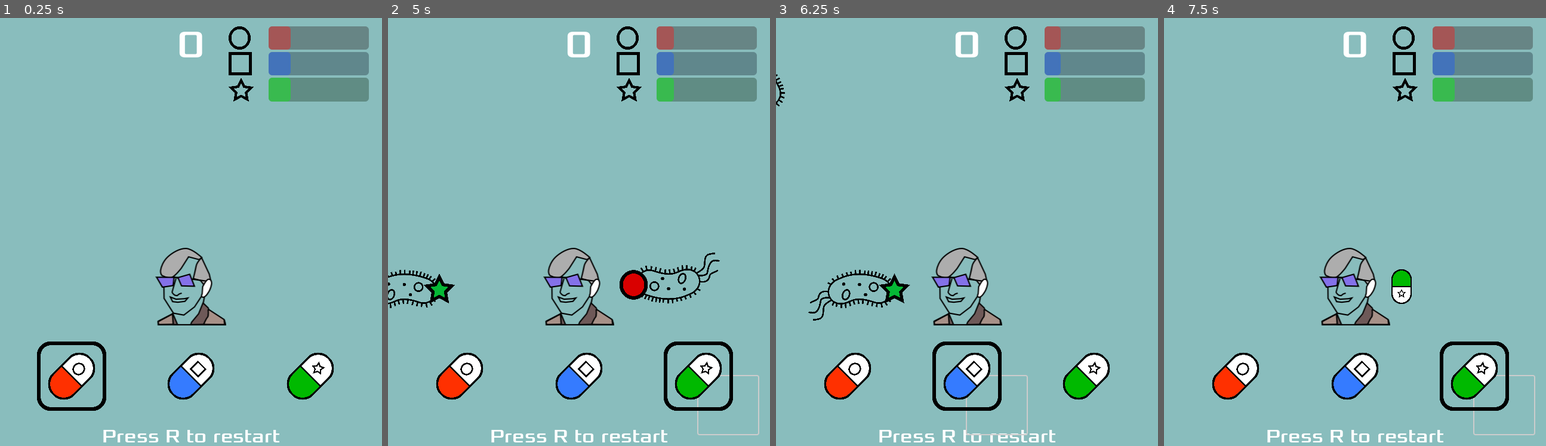
Above: before the commit, frames 1-4 (left to right).
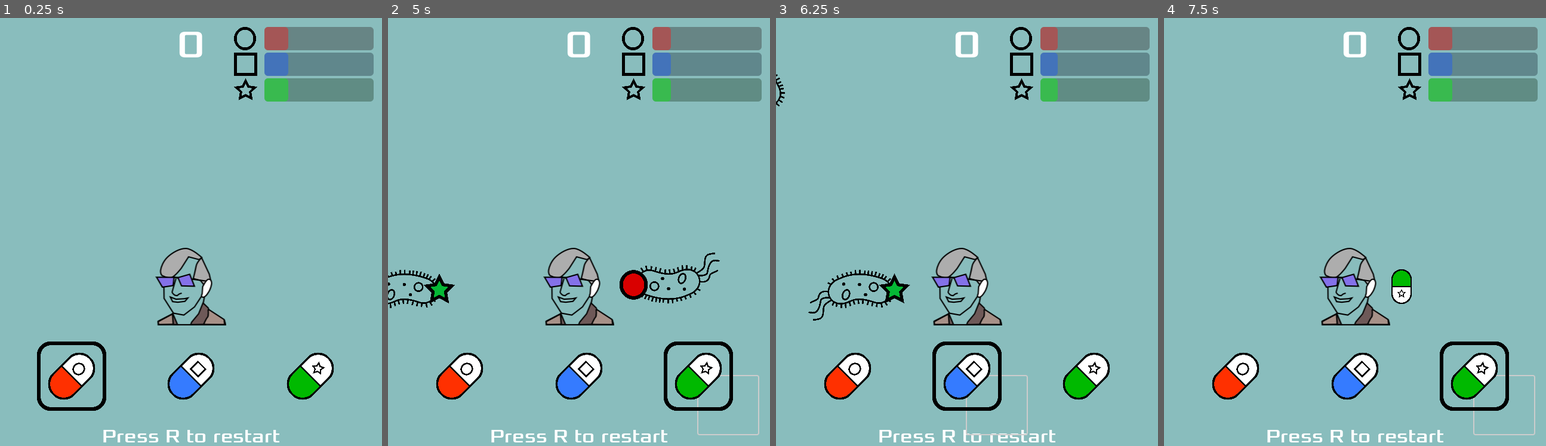
Above: after the commit, the same moments.

Repository: oxfordmmm/bash_the_bug_defender
Game: Godot game, scene res://scenes/single_player.tscn
Same seed, same stepped clock (60 frames per second), same inputs: the game is played once before the commit and once after it.
Inputs (mouse positions are in pixels of both pictures, inside the frame that each line leads up to):
- Up to frame 1 (0.25 s): no input
- Up to frame 2 (5 s): click (491, 407) at 0.5 s; click (609, 403) at 1.25 s; click (727, 403) at 2 s; click (491, 407) at 2.75 s; click (609, 403) at 3.5 s; click (727, 403) at 4.25 s
- Up to frame 3 (6.25 s): click (879, 407) at 5 s; click (997, 403) at 5.75 s
- Up to frame 4 (7.5 s): click (1503, 403) at 6.5 s; tap R (restart) at 7.25 s; tap Keypad 6 (E) at 7.35 s

The runs differ from the first frame. In frame 1, 1.2% of the frame differs, in the area x 59-98%, y 1-20%; in frame 2, 1.2%; in frame 3, 1.2%; in frame 4, 1.2%.

Commit message:
feat: reduce gap between symbol&bar

Diff:
--- a/scenes/hud.tscn
+++ b/scenes/hud.tscn
@@ -39,15 +39,16 @@
 text = "Press R to restart"
 
 [node name="HSplitContainer" type="HSplitContainer" parent="."]
-anchors_preset = 1
-anchor_left = 1.0
-anchor_right = 1.0
-offset_left = -257.0
-offset_top = 14.0
-offset_right = -22.0
-offset_bottom = 140.0
+anchors_preset = -1
+anchor_left = 0.98
+anchor_top = 0.02
+anchor_right = 0.98
+anchor_bottom = 0.02
+offset_left = -235.0
+offset_top = 0.3
+offset_right = -0.3
+offset_bottom = 126.0
 grow_horizontal = 0
-split_offset = 55
 
 [node name="ResSymbols" type="VBoxContainer" parent="HSplitContainer"]
 layout_mode = 2
